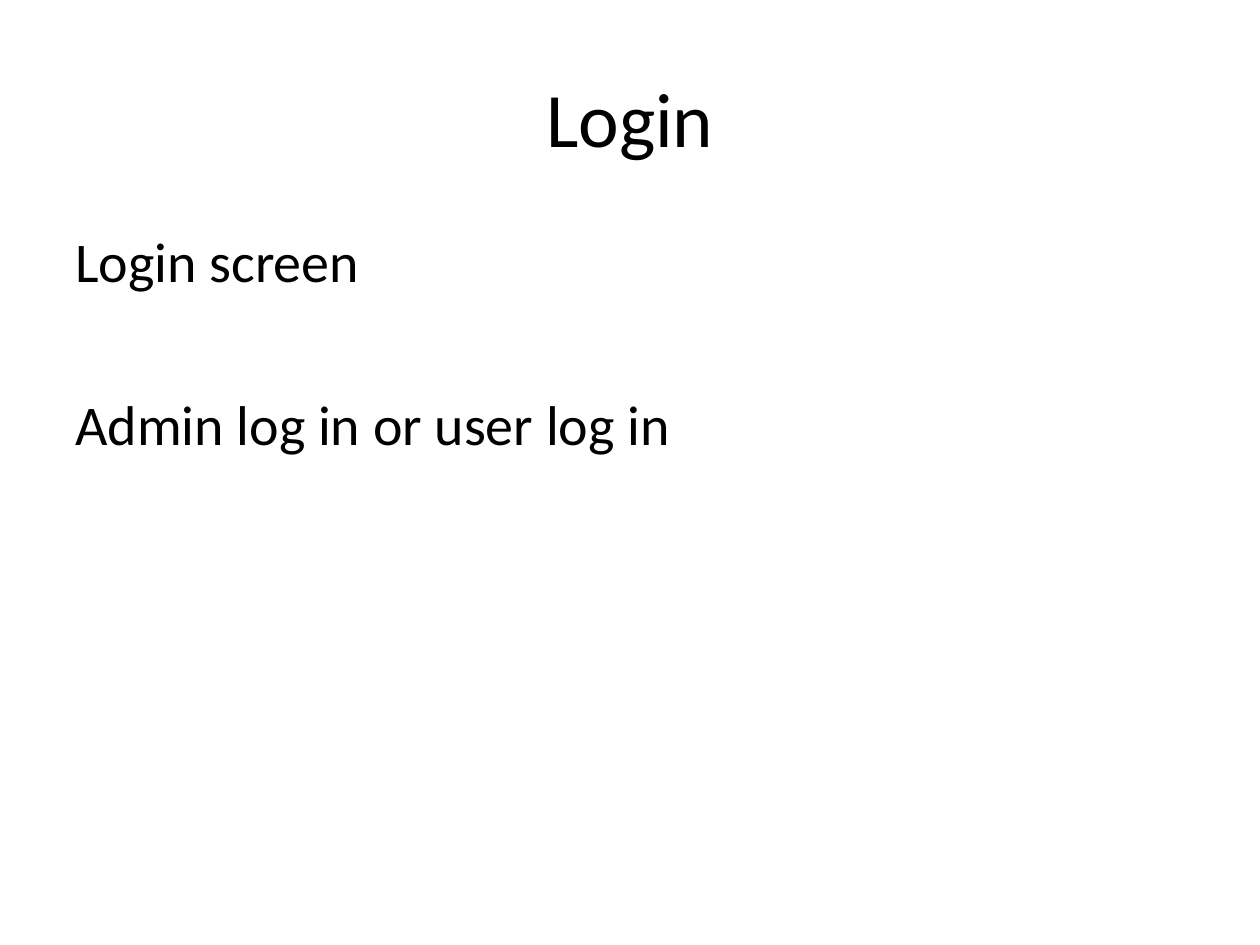
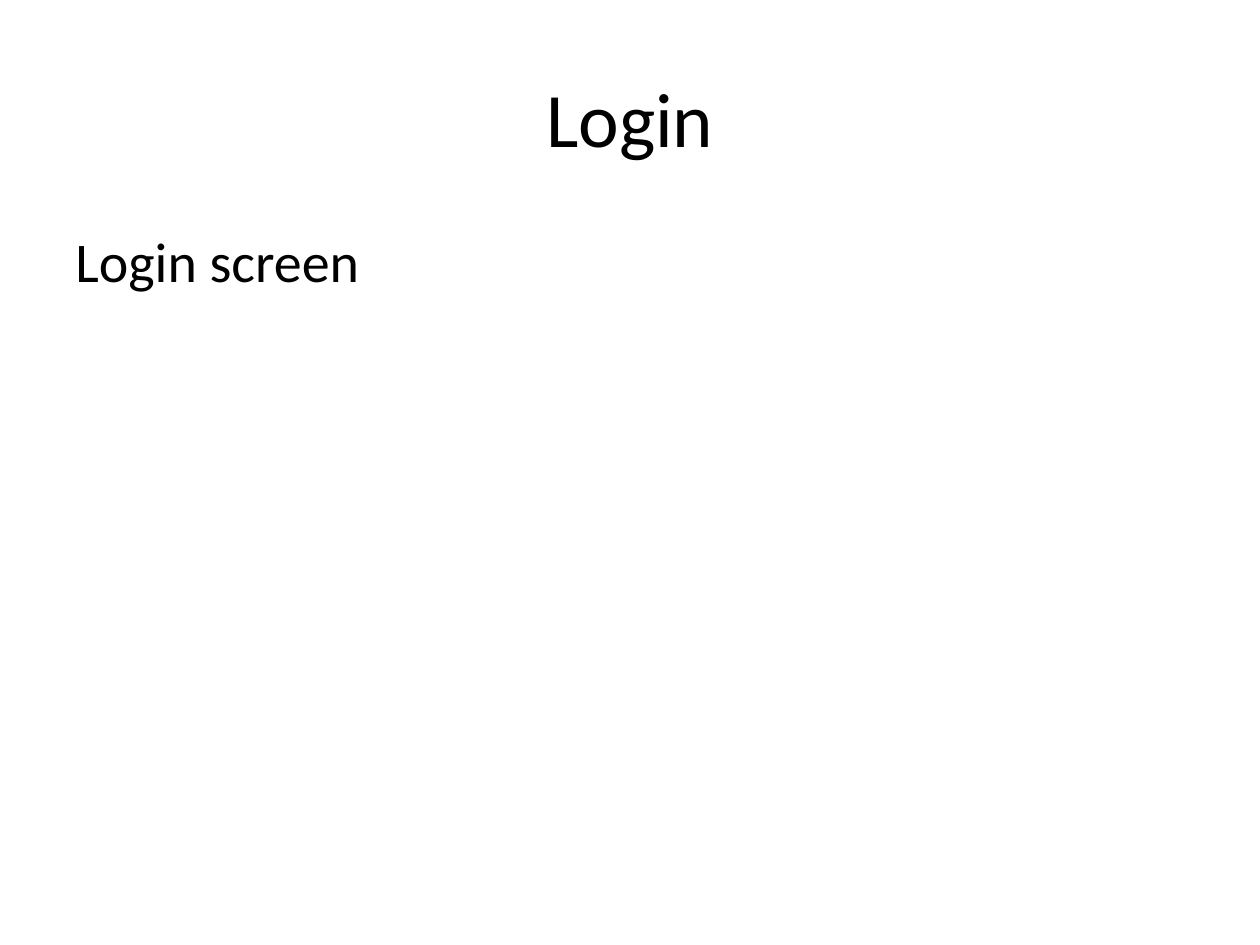
Before and after one commit to jayrulez/mydencen, a slide deck: slide 2 of Docs/project Layout.ppt. Drawn at 1260x945 pixels with LibreOffice and Linux fonts; fonts in the diff are those of the drawing. Boxes give left, top, right and bottom in pixels: in the first picture for what was removed or moved away, otherwise in the second. Text is boxed around its words. In the diff, an @@ line names an element or a change of style, - is before the commit and + after.

```diff
--- a/Docs/project Layout.ppt
+++ b/Docs/project Layout.ppt
@@ text at (75,406,669,455): paragraph removed @@
-Admin log in or user log in
```
Also in this commit, not shown: 5 other slides changed, 14 slides added, 14 slides removed.
